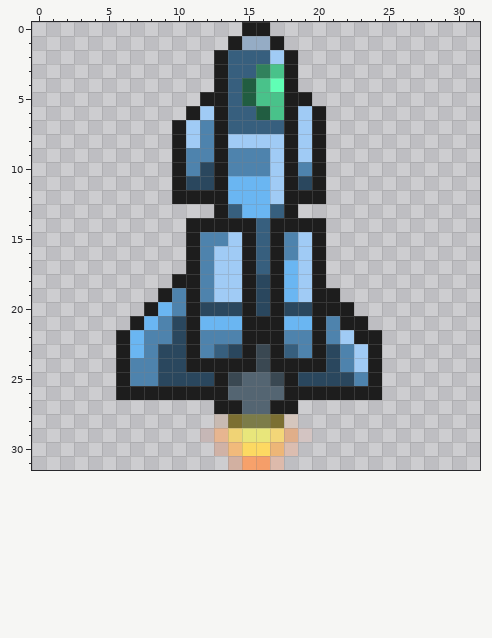
A pixel-art sprite gets an edit: sprites/player/ships/blue_angel/right_turn.png. This is how it looked before the edit.
The file is 32x32 pixels. Pixels under 10% opacity are left out. Colours within 5 levels of each other are drawn and written as one.
New version:
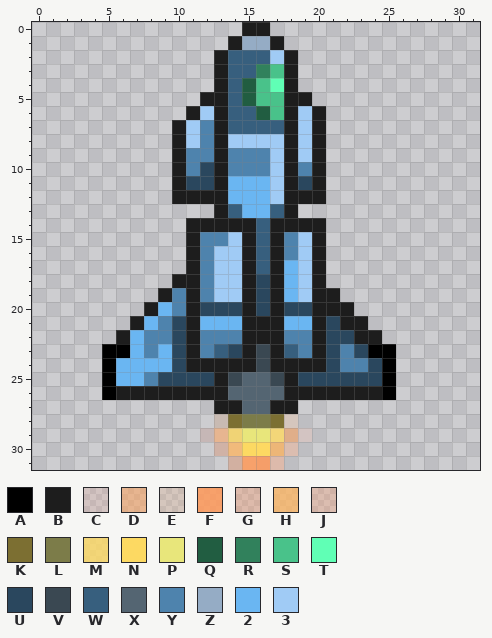
Palette (. is transparent): A #000000  B #1d1d1d  C #ff805d1e  D #ff9f5787  E #ffa25727  F #ff9858d6  G #ff905950  H #ffb359b7  J #ff935a45  K #7c6f32  L #7c7c49  M #ffd95dc3  N #ffda5df3  P #e8e67b  Q #215d41  R #31815c  S #49c28a  T #60ffb5  U #2a475e  V #3a4852  W #375f7e  X #546572  Y #4e83ad  Z #95acc5  2 #6ab6f2  3 #a0cbf5
What changed:
@@ x 0..31 @@
 20 ........B2YBUUUBUBUUBBB.........
-21 .......B2YUB222BBB22BYBB........
-22 ......B2YYUBYYYBBBYYBY3BB.......
-23 ......B2YUUBYWUBVBWYBUY3B.......
-24 ......BYYUUBBBBBVBBBBUY3B.......
-25 ......BYYUUUUBVXXVBUUUUYB.......
-26 ......BBBBBBBBXXXXBBBBBBB.......
+21 .......B2YUB222BBB22BUBB........
+22 ......B2YYUBYYYBBBYYBUUBB.......
+23 .....AA2Y2UBYWUBVBWYBUYUAA......
+24 .....A2222UBBBBBVBBBBUYYUA......
+25 .....A22YUUUUBVXXVBUUUUUUA......
+26 .....ABBBBBBBBXXXXBBBBBBBA......
 27 .............BBXXBB.............
